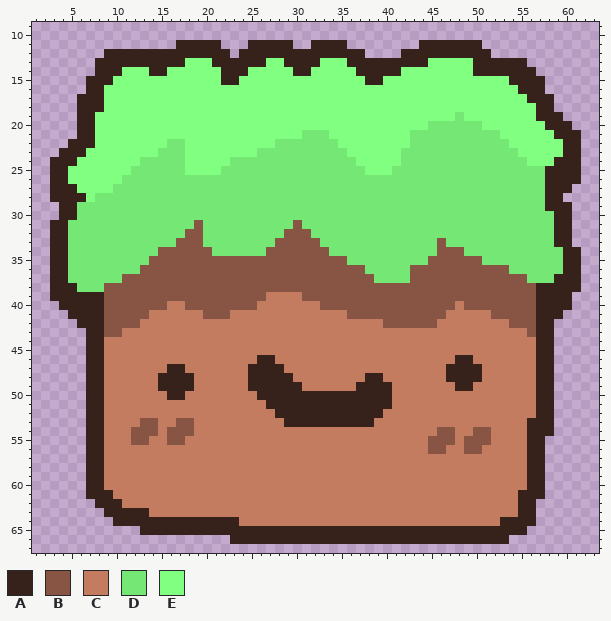
Two states of a sprite sheet, GITHUB/bennett.png. Above is the file before it was changed.
The file is 128x156 pixels, drawn in blocks of 2x2; one block is one cell here. Shown: x 1..63, y 9..67.
Palette (. is transparent): A #36211b  B #885443  C #c37c60  D #74e774  E #80ff80
Now the later version:
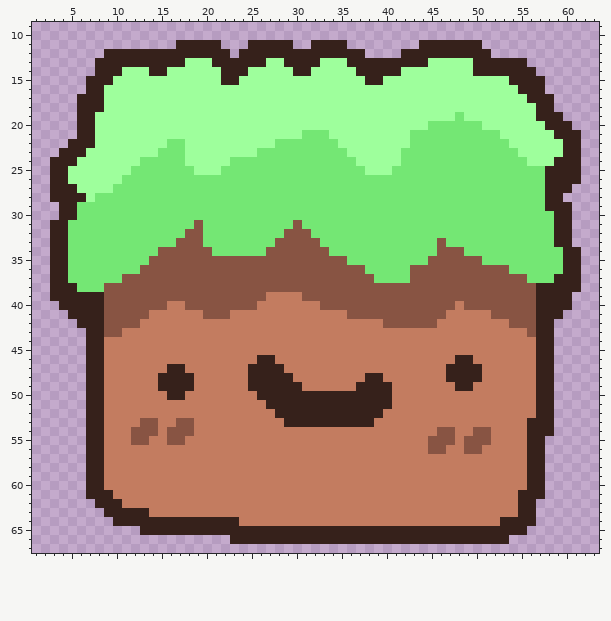
From old to new:
{"colour":"E","old":"#80ff80","new":"#9eff9c"}
{"y":25,"x":18,"old":"E","new":"D"}
{"label":"changed","picture_box":[68,58,563,202]}
